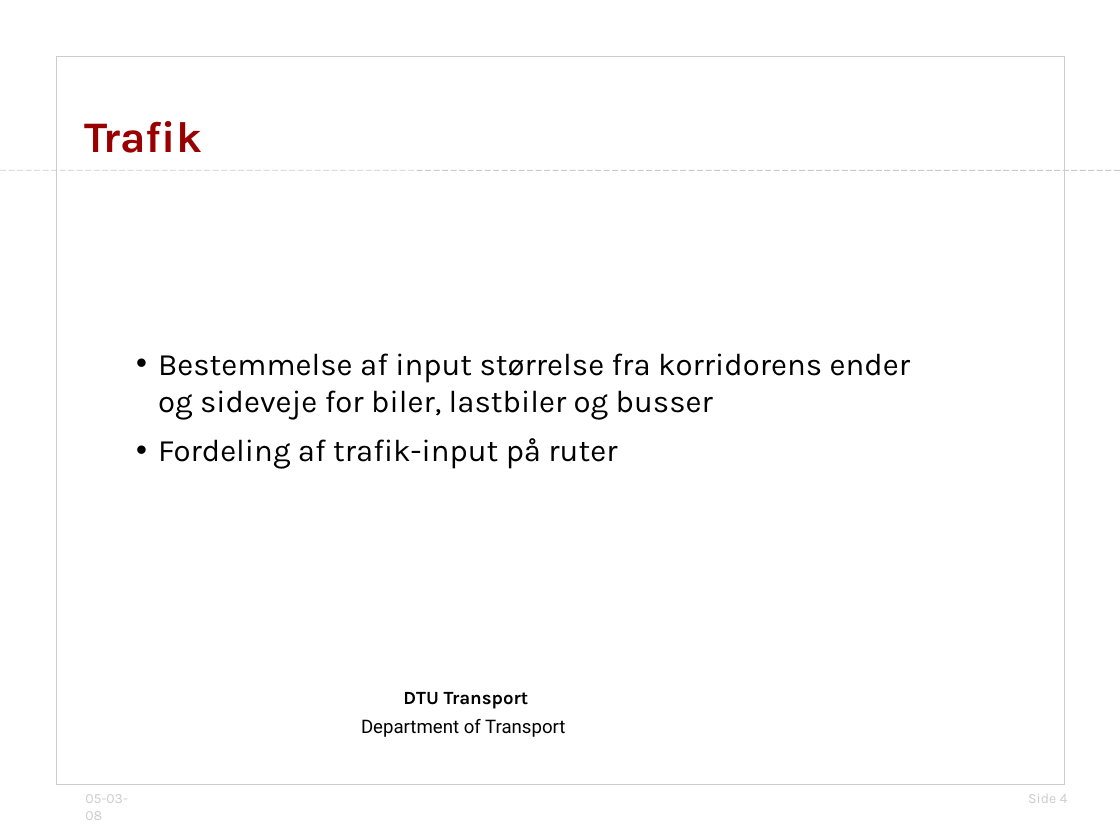
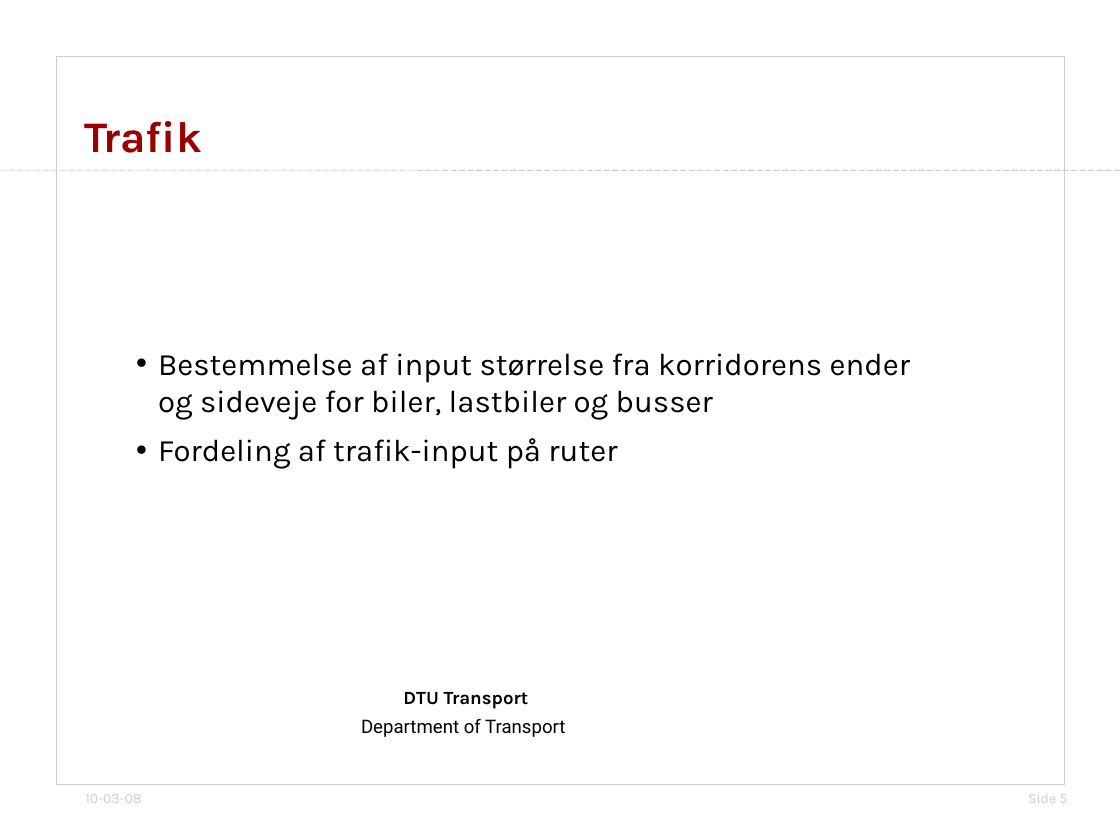
Before and after one commit to jonyonyx/greenwaves, a slide deck: slide 5 of thesis/præsentation_simulering_dogs.odp (slide 4 before the commit). Drawn at 1120x840 pixels with LibreOffice and Linux fonts; fonts in the diff are those of the drawing; background and template pictures are left out. Boxes give left, top, right and bottom in pixels: in the first picture for what was removed or moved away, otherwise in the second. Text is boxed around its words. In the diff, an @@ line names an element or a change of style, - is before the commit and + after.

```diff
--- a/thesis/præsentation_simulering_dogs.odp
+++ b/thesis/præsentation_simulering_dogs.odp
@@ text at box(85, 794, 141, 803): text changed @@
-05-03-08
+10-03-08
@@ page number at box(1028, 794, 1068, 803): text changed @@
-Side 4
+Side 5
```
Also in this commit, not shown: 9 other slides changed, 1 slide removed, 5 other files.
